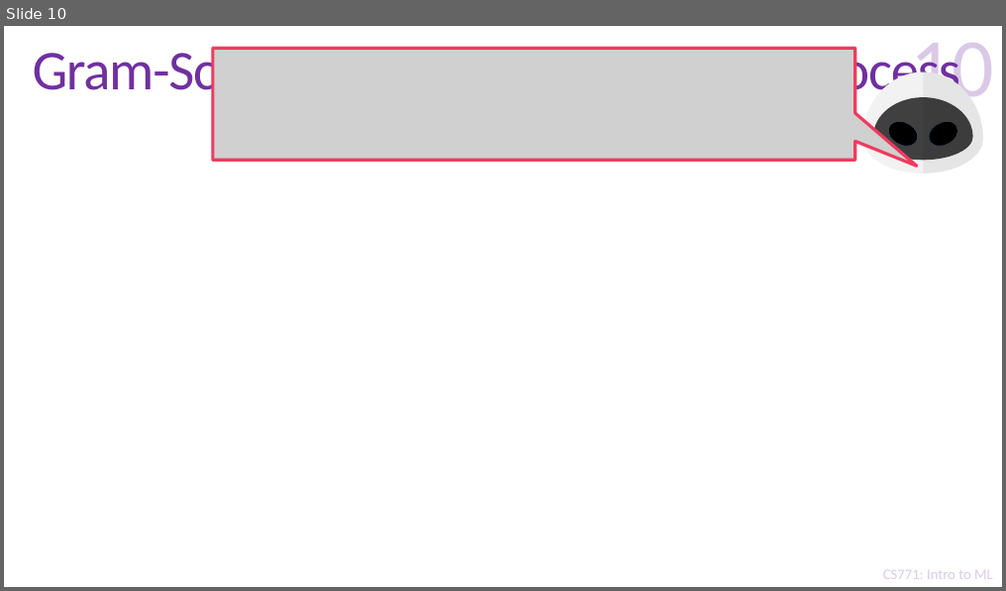
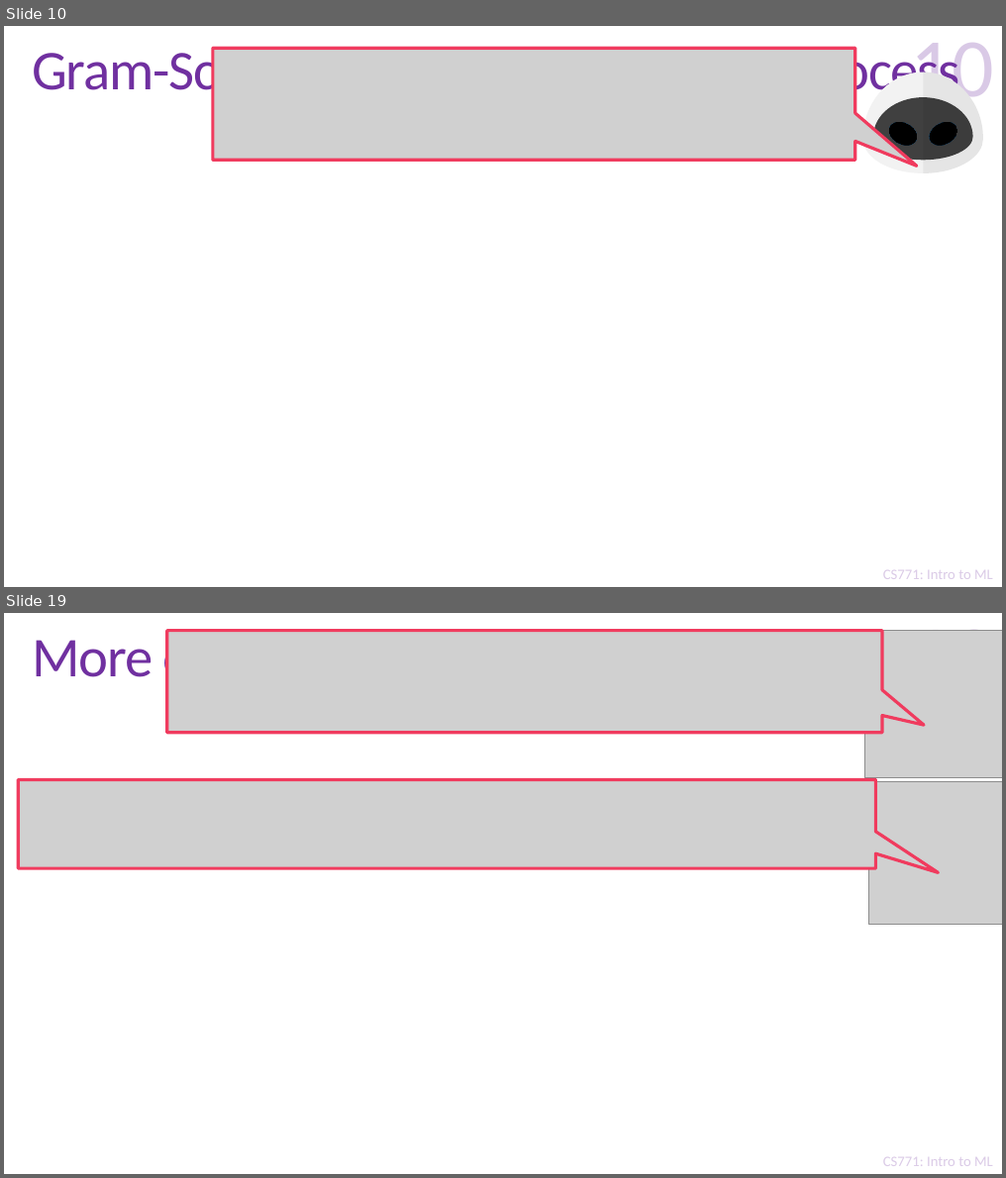
Before and after one commit to purushottamkar/ml19-20w, a slide deck: lecture_slides/16_Linear Algebra Refresher.pptx. Shown one above the other, each under a label of ours: slide 10 before the commit, slides 10 and 19 after it; the slides between them are not shown. The pictures are 1006x591 and 1006x1178 pixels, drawn with LibreOffice and Linux fonts; fonts in the diff are those of the drawing; grey boxes stand for pictures; background and template pictures are left out. Boxes give left, top, right and bottom in pixels: in the first picture for what was removed or moved away, otherwise in the second. Text is boxed around its words. In the diff, an @@ line names an element or a change of style, - is before the commit and + after.

```diff
--- a/lecture_slides/16_Linear Algebra Refresher.pptx
+++ b/lecture_slides/16_Linear Algebra Refresher.pptx
@@ slide 19 added at (x1=4, y1=613, x2=1002, y2=1174), background #FFFFFF; not listed: 2 template elements that a slide beside it also shows @@
@@ title added at (x1=33, y1=630, x2=823, y2=690), 54 pt, text #7030A0 @@
+More on Compositional Linear Maps
@@ picture added at (x1=167, y1=630, x2=882, y2=732) @@
@@ picture added at (x1=865, y1=630, x2=1002, y2=777) @@
@@ page number added at (x1=910, y1=614, x2=994, y2=631), 80 pt, text #7030A0 at 25% opacity @@
+19
@@ picture added at (x1=18, y1=780, x2=876, y2=869) @@
@@ picture added at (x1=869, y1=781, x2=1002, y2=924) @@
```
Also in this commit, not shown: 17 other slides added.
